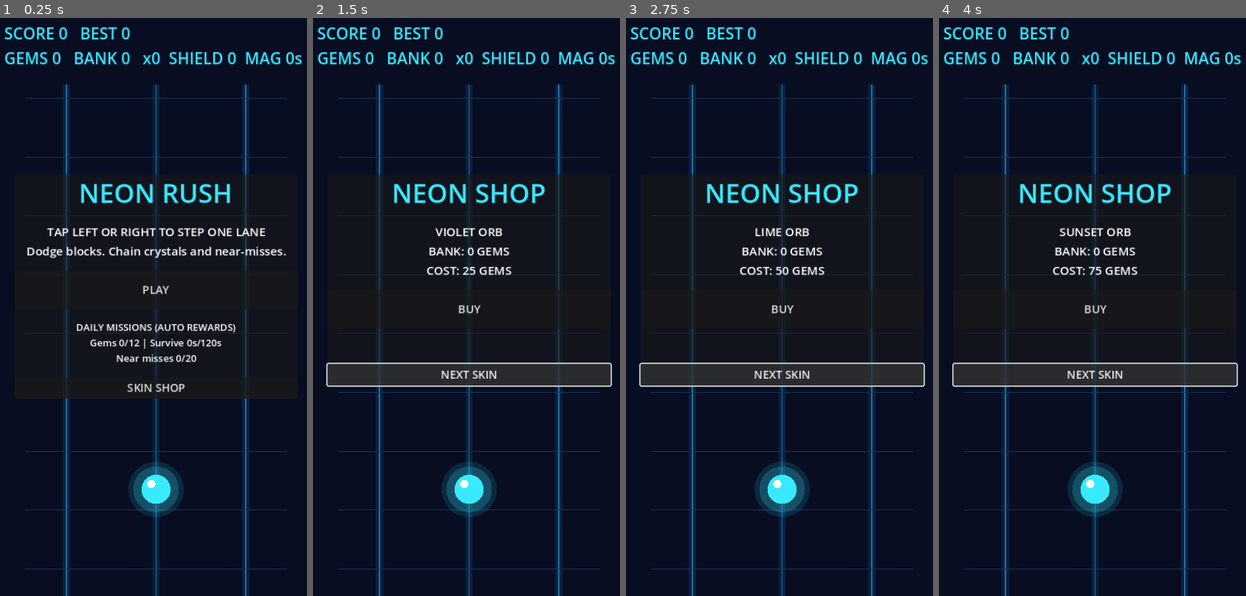
Above: before the commit, frames 1-4 (left to right).
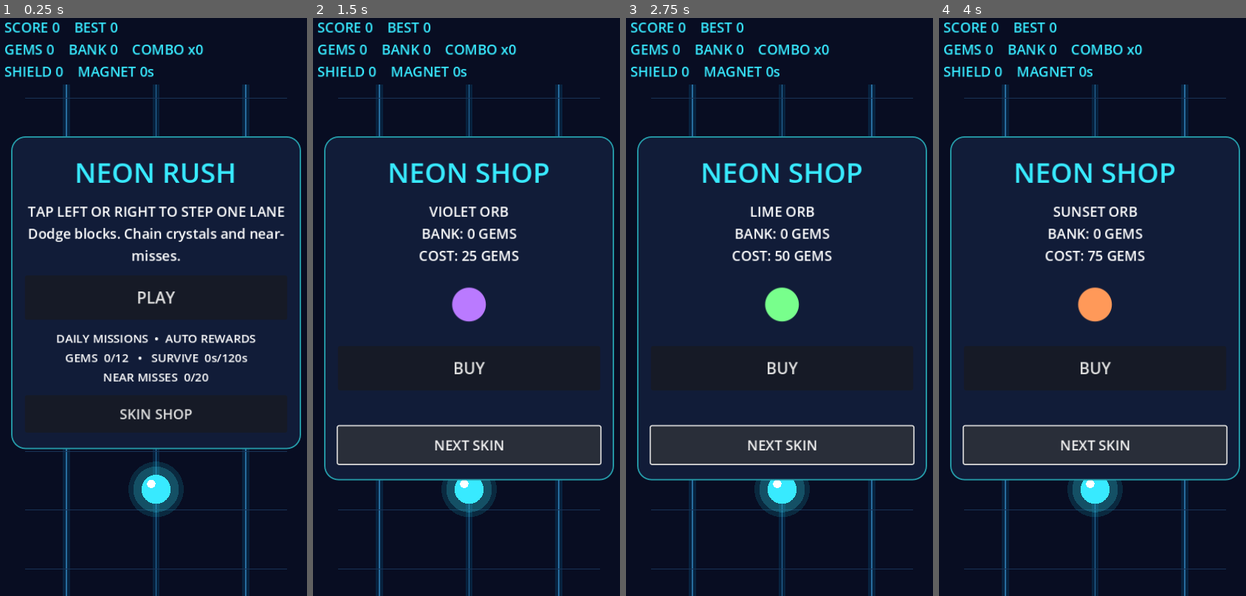
Above: after the commit, the same moments.

Repository: JoshKing15/neon-rush-android
Game: Godot game, scene res://scenes/main.tscn
Two runs of this game, one before a commit and one after it. Both use one fixed random seed, a clock stepped at 60 frames per second and the inputs below.
Inputs:
- Up to frame 1 (0.25 s): no input
- Up to frame 2 (1.5 s): click "SKIN SHOP" at 0.5 s; click "NEXT SKIN" at 1.25 s
- Up to frame 3 (2.75 s): click "NEXT SKIN" at 2 s
- Up to frame 4 (4 s): click "BUY" at 2.75 s; click "NEXT SKIN" at 3.5 s

The runs differ from the first frame. In frame 1, 32% of the frame differs, in the area x 1-99%, y 0-75%; in frame 2, 38%; in frame 3, 38%; in frame 4, 38%, in the area x 1-99%, y 0-81%.

Commit message:
Polish v0.4 HUD, mobile menus, skin previews and power-up visuals

Diff:
--- a/scripts/game.gd
+++ b/scripts/game.gd
@@ -69,6 +69,7 @@
 var mission_seconds := 0.0
 var menu_mode := "main"
 var mission_label: Label
+var skin_preview: Label
 var shop_button: Button
 var next_skin_button: Button
 var shop_index := 0
@@ -93,43 +94,62 @@
 	var layer := CanvasLayer.new()
 	add_child(layer)
 	hud = Label.new()
-	hud.position = Vector2(20, 25)
-	hud.add_theme_font_size_override("font_size", 23)
+	hud.position = Vector2(20, 18)
+	hud.add_theme_font_size_override("font_size", 20)
 	hud.add_theme_color_override("font_color", CYAN)
 	layer.add_child(hud)
 
 	hint = Label.new()
-	hint.position = Vector2(20, 95)
-	hint.add_theme_font_size_override("font_size", 15)
+	hint.position = Vector2(20, 108)
+	hint.add_theme_font_size_override("font_size", 18)
 	hint.add_theme_color_override("font_color", GOLD)
 	layer.add_child(hint)
 
 	pause_button = Button.new()
 	pause_button.text = "II"
 	pause_button.position = Vector2(405, 20)
-	pause_button.custom_minimum_size = Vector2(55, 55)
+	pause_button.custom_minimum_size = Vector2(64, 64)
+	pause_button.add_theme_font_size_override("font_size", 24)
 	pause_button.pressed.connect(_toggle_pause)
 	pause_button.visible = false
 	layer.add_child(pause_button)
 
 	overlay = PanelContainer.new()
-	overlay.position = Vector2(35, 245)
-	overlay.custom_minimum_size = Vector2(410, 290)
+	overlay.position = Vector2(30, 190)
+	overlay.custom_minimum_size = Vector2(420, 390)
+	var panel_style := StyleBoxFlat.new()
+	panel_style.bg_color = Color("111c38")
+	panel_style.border_color = CYAN.darkened(0.35)
+	panel_style.set_border_width_all(2)
+	panel_style.set_corner_radius_all(20)
+	panel_style.content_margin_left = 20
+	panel_style.content_margin_right = 20
+	panel_style.content_margin_top = 24
+	panel_style.content_margin_bottom = 24
+	overlay.add_theme_stylebox_override("panel", panel_style)
 	layer.add_child(overlay)
 	var stack := VBoxContainer.new()
-	stack.add_theme_constant_override("separation", 16)
+	stack.add_theme_constant_override("separation", 14)
 	overlay.add_child(stack)
 	title_label = Label.new()
 	title_label.horizontal_alignment = HORIZONTAL_ALIGNMENT_CENTER
-	title_label.add_theme_font_size_override("font_size", 38)
+	title_label.add_theme_font_size_override("font_size", 40)
 	title_label.add_theme_color_override("font_color", CYAN)
 	stack.add_child(title_label)
 	subtitle_label = Label.new()
 	subtitle_label.horizontal_alignment = HORIZONTAL_ALIGNMENT_CENTER
-	subtitle_label.add_theme_font_size_override("font_size", 17)
+	subtitle_label.add_theme_font_size_override("font_size", 20)
+	subtitle_label.autowrap_mode = TextServer.AUTOWRAP_WORD_SMART
 	stack.add_child(subtitle_label)
+	skin_preview = Label.new()
+	skin_preview.text = "●"
+	skin_preview.horizontal_alignment = HORIZONTAL_ALIGNMENT_CENTER
+	skin_preview.add_theme_font_size_override("font_size", 64)
+	skin_preview.visible = false
+	stack.add_child(skin_preview)
 	play_button = Button.new()
-	play_button.custom_minimum_size.y = 56
+	play_button.custom_minimum_size.y = 64
+	play_button.add_theme_font_size_override("font_size", 23)
 	play_button.pressed.connect(_primary_action)
 	stack.add_child(play_button)
 	reward_button = Button.new()
@@ -139,14 +159,19 @@
 	stack.add_child(reward_button)
 	mission_label = Label.new()
 	mission_label.horizontal_alignment = HORIZONTAL_ALIGNMENT_CENTER
-	mission_label.add_theme_font_size_override("font_size", 14)
+	mission_label.add_theme_font_size_override("font_size", 17)
+	mission_label.autowrap_mode = TextServer.AUTOWRAP_WORD_SMART
 	stack.add_child(mission_label)
 	shop_button = Button.new()
 	shop_button.text = "SKIN SHOP"
+	shop_button.custom_minimum_size.y = 54
+	shop_button.add_theme_font_size_override("font_size", 20)
 	shop_button.pressed.connect(_open_shop)
 	stack.add_child(shop_button)
 	next_skin_button = Button.new()
 	next_skin_button.text = "NEXT SKIN"
+	next_skin_button.custom_minimum_size.y = 54
+	next_skin_button.add_theme_font_size_override("font_size", 20)
 	next_skin_button.pressed.connect(_next_skin)
 	next_skin_button.visible = false
 	stack.add_child(next_skin_button)
@@ -157,6 +182,7 @@
 	title_label.text = heading
 	subtitle_label.text = message
 	mission_label.text = _mission_summary()
+	skin_preview.visible = false
 	shop_button.visible = not paused
 	next_skin_button.visible = false
 	play_button.text = action
@@ -380,7 +406,7 @@
 	play_button.disabled = true
 
 func _refresh_hud() -> void:
-	var value := "SCORE %d   BEST %d\nGEMS %d   BANK %d   x%d  SHIELD %d  MAG %.0fs" % [score, best, crystals, wallet, mini(combo, 5), shield_charges, magnet_time]
+	var value := "SCORE %d    BEST %d\nGEMS %d    BANK %d    COMBO x%d\nSHIELD %d    MAGNET %.0fs" % [score, best, crystals, wallet, mini(combo, 5), shield_charges, magnet_time]
 	if hud != null and value != last_hud:
 		hud.text = value
 		last_hud = value
@@ -507,7 +533,13 @@
 	var orb_color: Color = SKIN_COLORS[selected_skin]
 	draw_circle(Vector2(player_x, PLAYER_Y), 21.0, orb_color if invulnerable <= 0.0 else GOLD)
 	if shield_charges > 0:
-		draw_arc(Vector2(player_x, PLAYER_Y), 30.0, 0.0, TAU, 32, CYAN, 4.0)
+		draw_circle(Vector2(player_x, PLAYER_Y), 48.0, Color(0.1, 0.9, 1.0, 0.09))
+		draw_arc(Vector2(player_x, PLAYER_Y), 37.0, 0.0, TAU, 48, CYAN, 5.0)
+		draw_arc(Vector2(player_x, PLAYER_Y), 43.0, 0.0, TAU, 48, Color(0.2, 0.9, 1.0, 0.4), 2.0)
+	if magnet_time > 0.0:
+		var magnet_tint := Color("ba7aff")
+		draw_arc(Vector2(player_x, PLAYER_Y), 53.0, -PI * 0.8 + pulse * 1.6, PI * 0.8 + pulse * 1.6, 36, magnet_tint, 4.0)
+		draw_arc(Vector2(player_x, PLAYER_Y), 59.0, PI * 0.2 - pulse * 1.6, PI * 1.4 - pulse * 1.6, 36, Color(0.73, 0.48, 1.0, 0.6), 3.0)
 	draw_circle(Vector2(player_x - 7, PLAYER_Y - 8), 6.0, Color.WHITE)
 	for obj in objects:
 		var p := Vector2(LANES[int(obj["lane"])], float(obj["y"]))
@@ -554,7 +586,7 @@
 
 func _mission_summary() -> String:
 	_check_daily_reset()
-	return "DAILY MISSIONS (AUTO REWARDS)\nGems %d/%d | Survive %ds/%ds\nNear misses %d/%d" % [mission_progress[0], MISSION_TARGETS[0], mission_progress[1], MISSION_TARGETS[1], mission_progress[2], MISSION_TARGETS[2]]
+	return "DAILY MISSIONS  •  AUTO REWARDS\nGEMS  %d/%d   •   SURVIVE  %ds/%ds\nNEAR MISSES  %d/%d" % [mission_progress[0], MISSION_TARGETS[0], mission_progress[1], MISSION_TARGETS[1], mission_progress[2], MISSION_TARGETS[2]]
 
 func _open_shop() -> void:
 	if running or paused:
@@ -564,6 +596,7 @@
 	shop_button.visible = false
 	next_skin_button.visible = true
 	mission_label.text = ""
+	skin_preview.visible = true
 	_update_shop()
 
 func _next_skin() -> void:
@@ -574,6 +607,7 @@
 	var owned := owned_skins.has(shop_index)
 	title_label.text = "NEON SHOP"
 	subtitle_label.text = "%s ORB\nBANK: %d GEMS\n%s" % [SKIN_NAMES[shop_index], wallet, "OWNED" if owned else "COST: %d GEMS" % SKIN_COSTS[shop_index]]
+	skin_preview.add_theme_color_override("font_color", SKIN_COLORS[shop_index])
 	play_button.text = "EQUIP" if owned else "BUY"
 
 func _shop_action() -> void:
